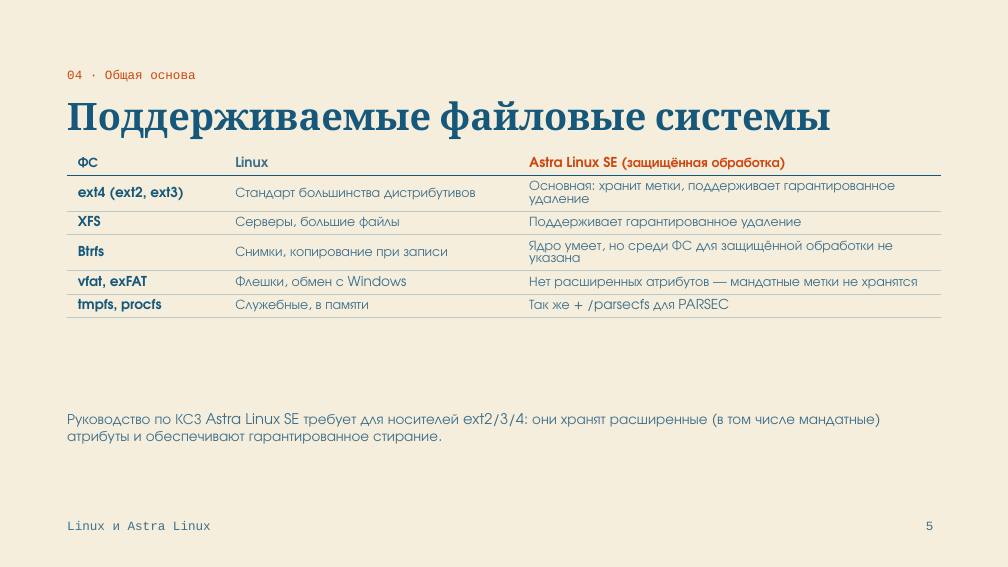
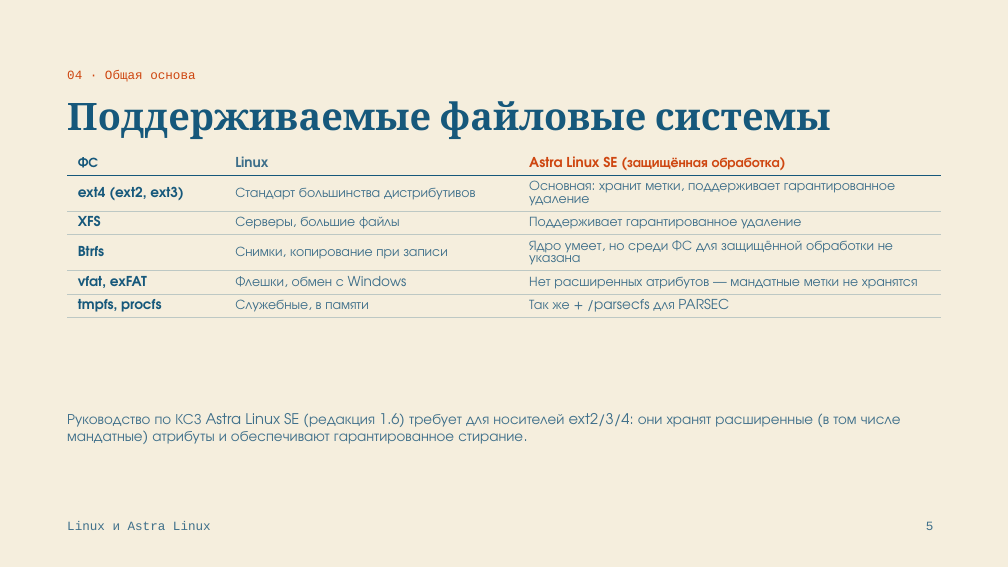
Before and after one commit to bytiki/gazyava, a slide deck: slide 5 of linux-vs-astra-linux-fs.pptx. Drawn at 1008x567 pixels with LibreOffice and Linux fonts; fonts in the diff are those of the drawing. Boxes give left, top, right and bottom in pixels: in the first picture for what was removed or moved away, otherwise in the second. Text is boxed around its words. In the diff, an @@ line names an element or a change of style, - is before the commit and + after.

```diff
--- a/linux-vs-astra-linux-fs.pptx
+++ b/linux-vs-astra-linux-fs.pptx
@@ text at (x1=67, y1=413, x2=901, y2=444): text changed @@
-Руководство по КСЗ Astra Linux SE требует для носителей ext2/3/4: они хранят расширенные (в том числе мандатные) атрибуты и обеспечивают гарантированное стирание.
+Руководство по КСЗ Astra Linux SE (редакция 1.6) требует для носителей ext2/3/4: они хранят расширенные (в том числе мандатные) атрибуты и обеспечивают гарантированное стирание.
```
Also in this commit, not shown: 2 other slides changed.
